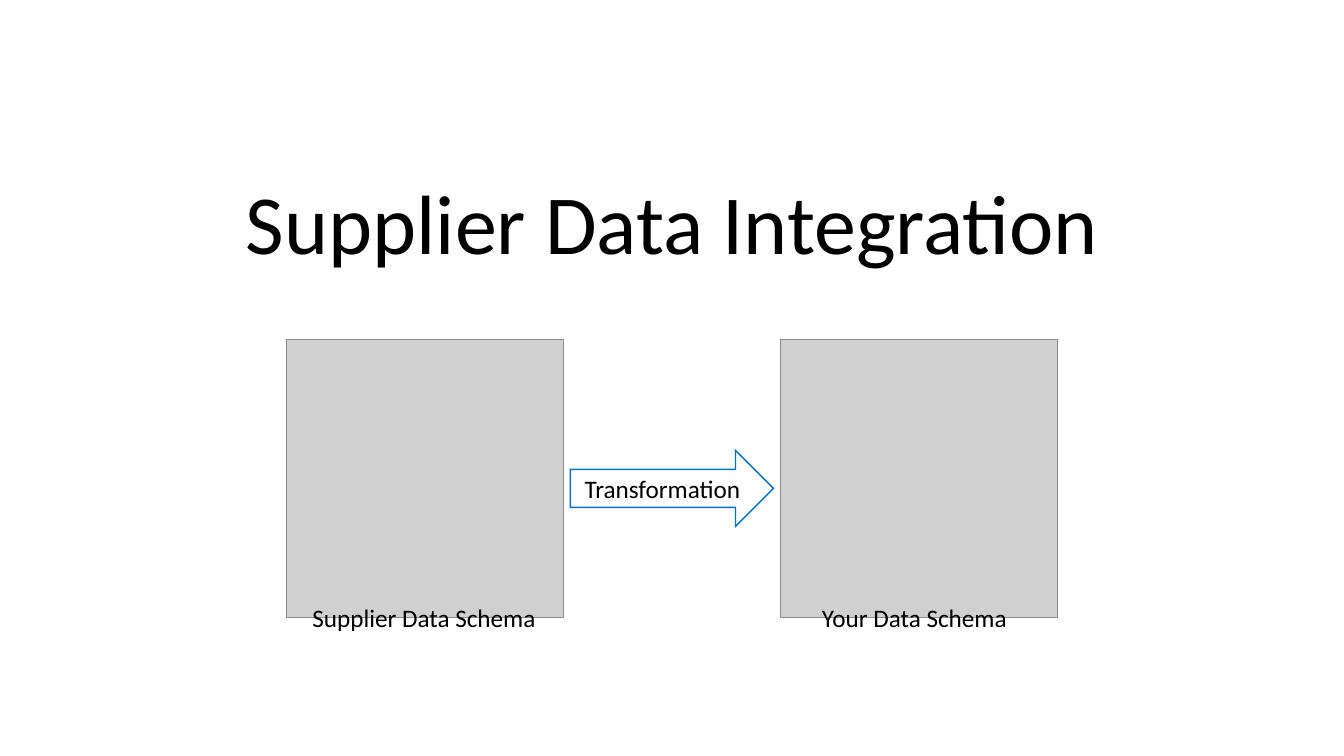
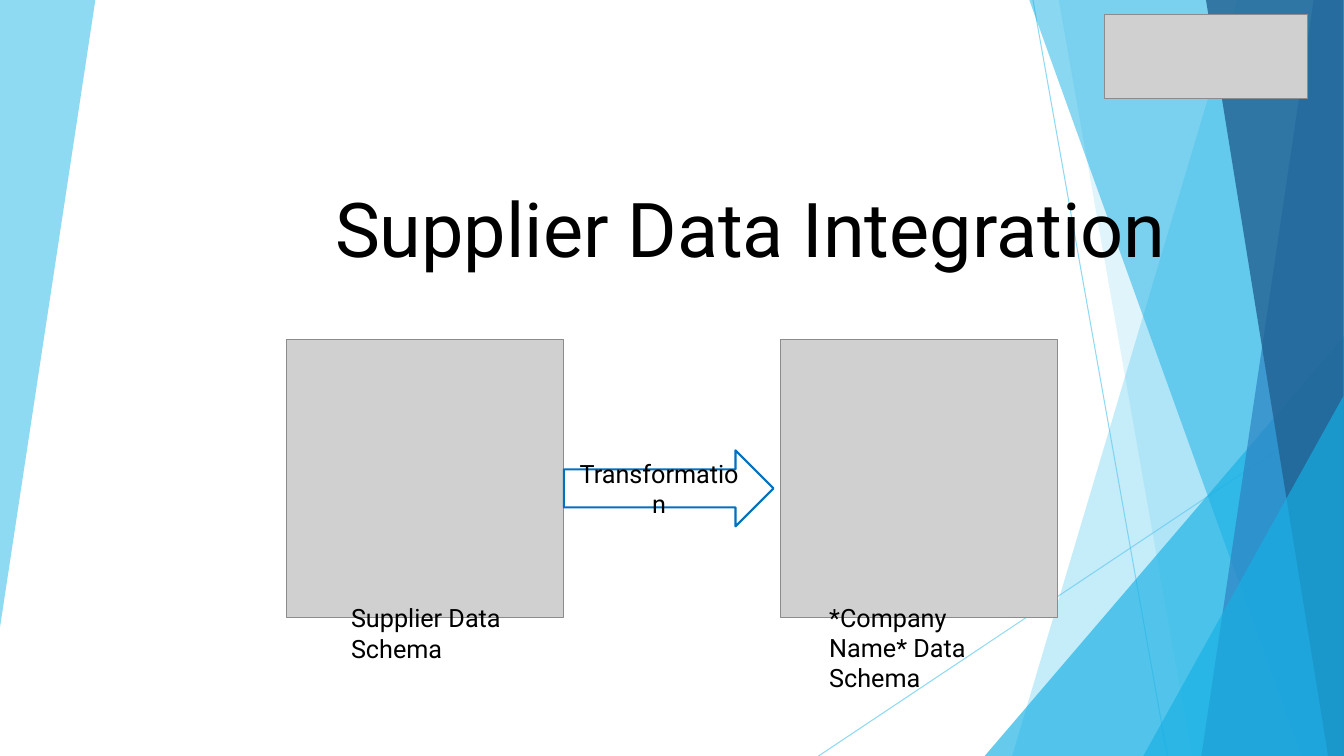
Before and after one commit to imi-diener/Onedot_application, a slide deck: slide 1 of presentation_data_transformation.pptx. Drawn at 1344x756 pixels with LibreOffice and Linux fonts; fonts in the diff are those of the drawing; grey boxes stand for pictures. Boxes give left, top, right and bottom in pixels: in the first picture for what was removed or moved away, otherwise in the second. Text is boxed around its words. In the diff, an @@ line names an element or a change of style, - is before the commit and + after.

Commit message:
presentation, some fixes

```diff
--- a/presentation_data_transformation.pptx
+++ b/presentation_data_transformation.pptx
@@ title "Supplier Data Integration" at (335,188,1166,275): size 60 to 54 pt, font Calibri to Roboto; alignment centre to right; line spacing 0.9 to 1 @@
@@ picture added at (1105,14,1309,98) @@
@@ group added at (0,0,1344,756): 6 freeform shapes, 2 lines, 2 triangles @@
@@ right arrow "Transformation": place and size @@
-right arrow "Transformation" at (571,451,774,526)
+right arrow "Transformation" at (564,451,773,526)
@@ right arrow "Transformation" at (564,451,773,526): font Calibri to Roboto; outline #0070C0 1 pt to #0070C0 1.5 pt @@
@@ text "Supplier Data Schema": place and size @@
-text "Supplier Data Schema" at (312,609,535,634)
+text "Supplier Data Schema" at (351,608,500,659)
@@ text "Supplier Data Schema" at (351,608,500,659): font Calibri to Roboto @@
@@ text at (829,609,965,693): text changed; font Calibri to Roboto @@
-Your Data Schema
+*Company Name* Data Schema
```
Also in this commit, not shown: 3 other slides changed, 2 other files.
